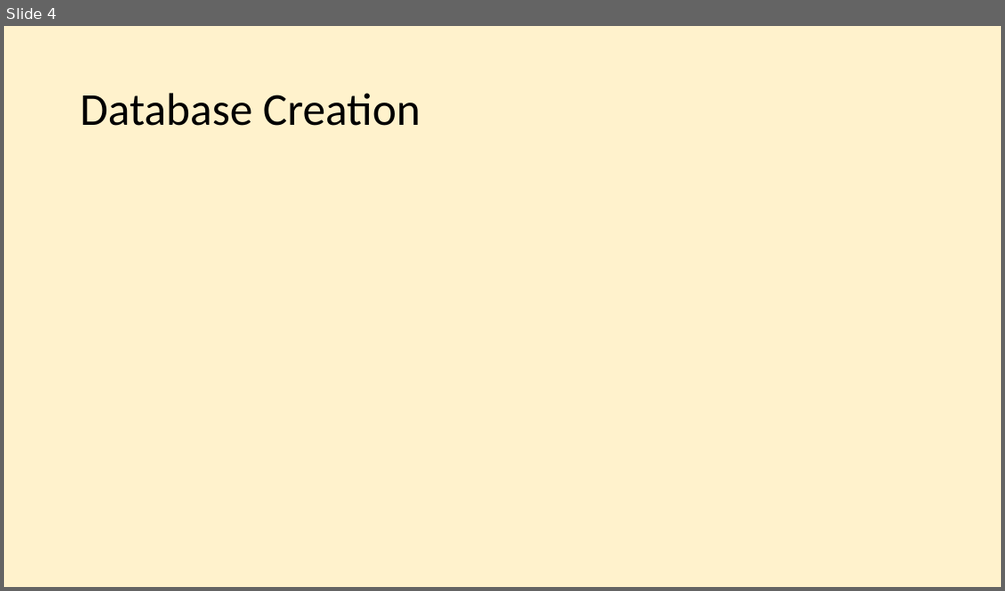
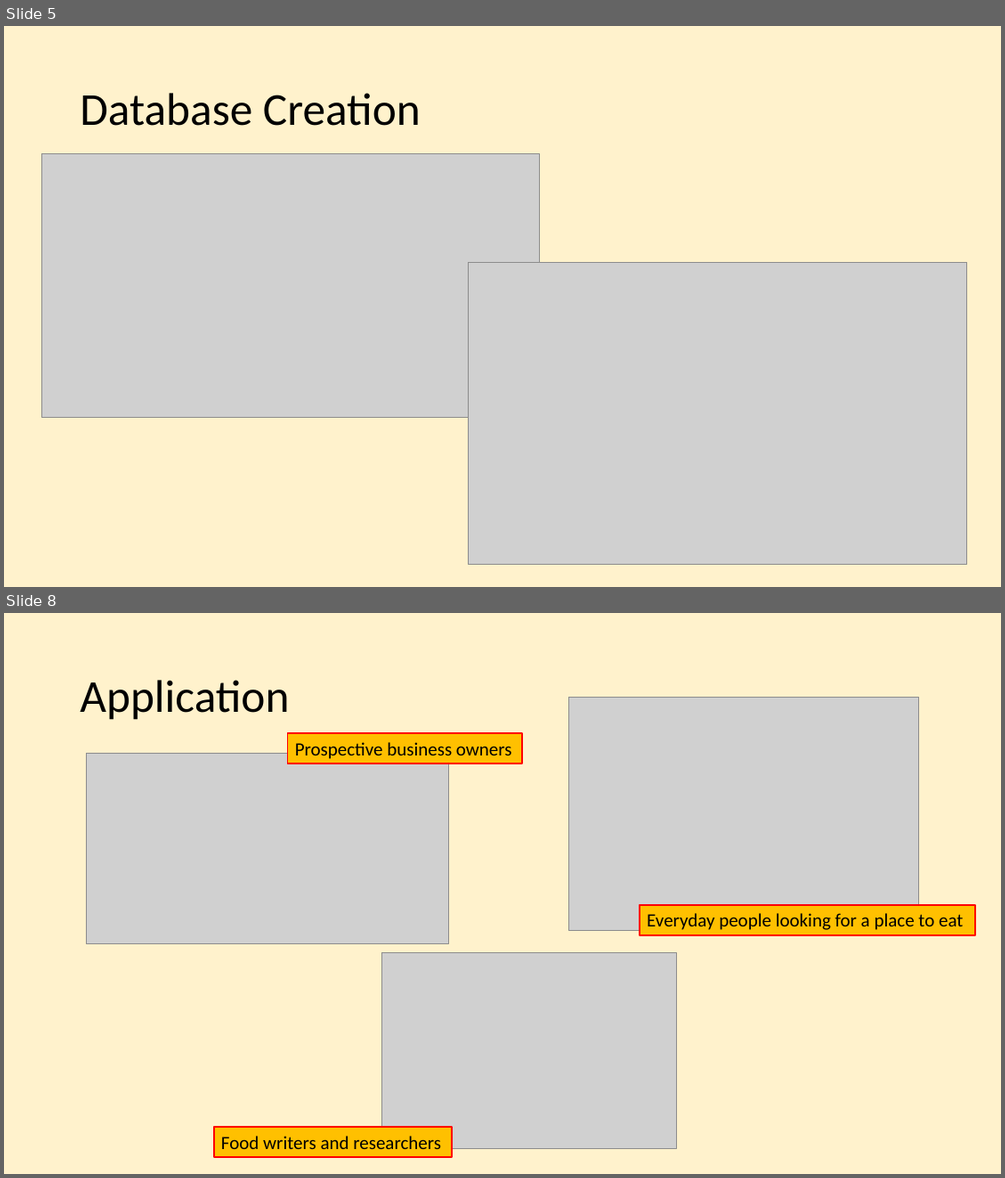
Before and after one commit to teresanttruong/M16-project-3-RTT, a slide deck: restaurants_presentation.pptx. Shown one above the other, each under a label of ours: slide 4 before the commit, slides 5 and 8 after it; the slides between them are not shown. The pictures are 1005x591 and 1005x1178 pixels, drawn with LibreOffice and Linux fonts; fonts in the diff are those of the drawing; grey boxes stand for pictures. Boxes give left, top, right and bottom in pixels: in the first picture for what was removed or moved away, otherwise in the second. Text is boxed around its words. In the diff, an @@ line names an element or a change of style, - is before the commit and + after.

```diff
--- a/restaurants_presentation.pptx
+++ b/restaurants_presentation.pptx
@@ slide 8 added at (x1=4, y1=613, x2=1001, y2=1174), background #FFF2CC @@
@@ title added at (x1=80, y1=680, x2=289, y2=720), 44 pt, text #000000 @@
+Application
@@ picture added at (x1=568, y1=697, x2=919, y2=930) @@
@@ rectangle added at (x1=287, y1=733, x2=522, y2=763), fill #FFC000, outline #FF0000 1.5 pt, 18 pt, text #000000 @@
+Prospective business owners
@@ picture added at (x1=86, y1=753, x2=449, y2=943) @@
@@ rectangle added at (x1=639, y1=905, x2=975, y2=934), fill #FFC000, outline #FF0000 1.5 pt, 18 pt, text #000000 @@
+Everyday people looking for a place to eat
@@ picture added at (x1=381, y1=952, x2=676, y2=1149) @@
@@ rectangle added at (x1=214, y1=1127, x2=452, y2=1157), fill #FFC000, outline #FF0000 1.5 pt, 18 pt, text #000000 @@
+Food writers and researchers
@@ what was slide 4 is now slide 5 @@
@@ slide 5 changed as well @@
@@ picture added at (x1=41, y1=154, x2=540, y2=417) @@
@@ picture added at (x1=469, y1=263, x2=967, y2=564) @@
```
Also in this commit, not shown: 3 other slides changed, 3 other slides added, 6 slides removed, 2 other files.
